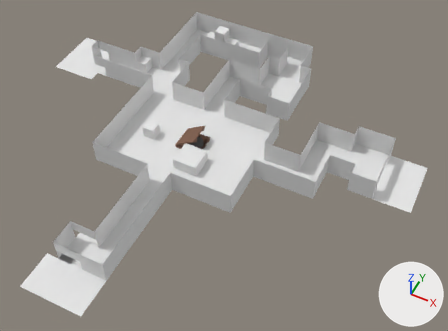
The Blender file Assets/Models/worldmap.blend as it was, and as the next commit left it.
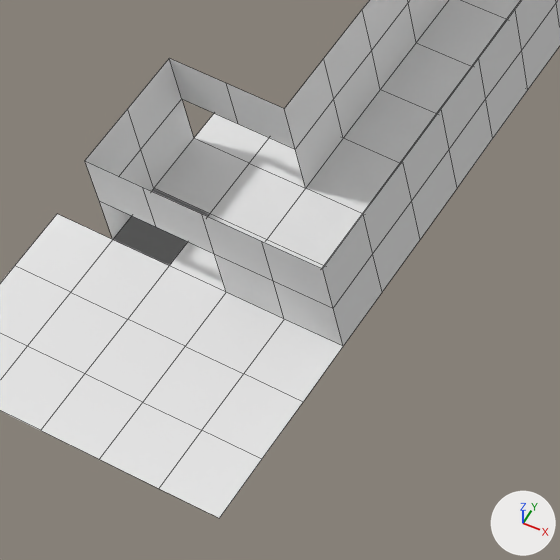
The first picture shows the older version from a camera (50 mm lens) standing at (18.2, -34.5, 36.9) and looking at (3.5, -5.1, 0.2). The close-ups show both versions on the part from 8% to 34% of the width and 63% to 98% of the height of that picture; other places that the commit changed are outside them. The axes (+X, +Y, +Z) are drawn at lower right. The lights are the same throughout. The close-ups show mesh edges as thin lines.

Objects in the first close-up: 'World'.
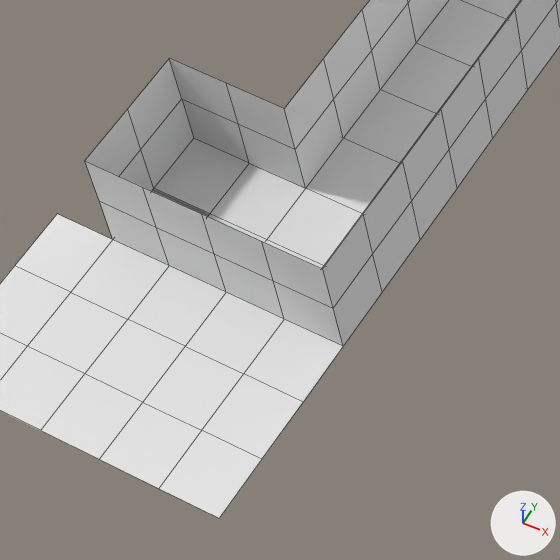
Pixel boxes [x1, y1, x2, y2] of what changed, in the close-ups (560 x 560 px):
'Gutters', shown: after [99, 99, 305, 292]

Edits to the bpy script that builds the scene:
```text
Change ob_gutters:
    remove ob_gutters.hide_viewport = True
```
